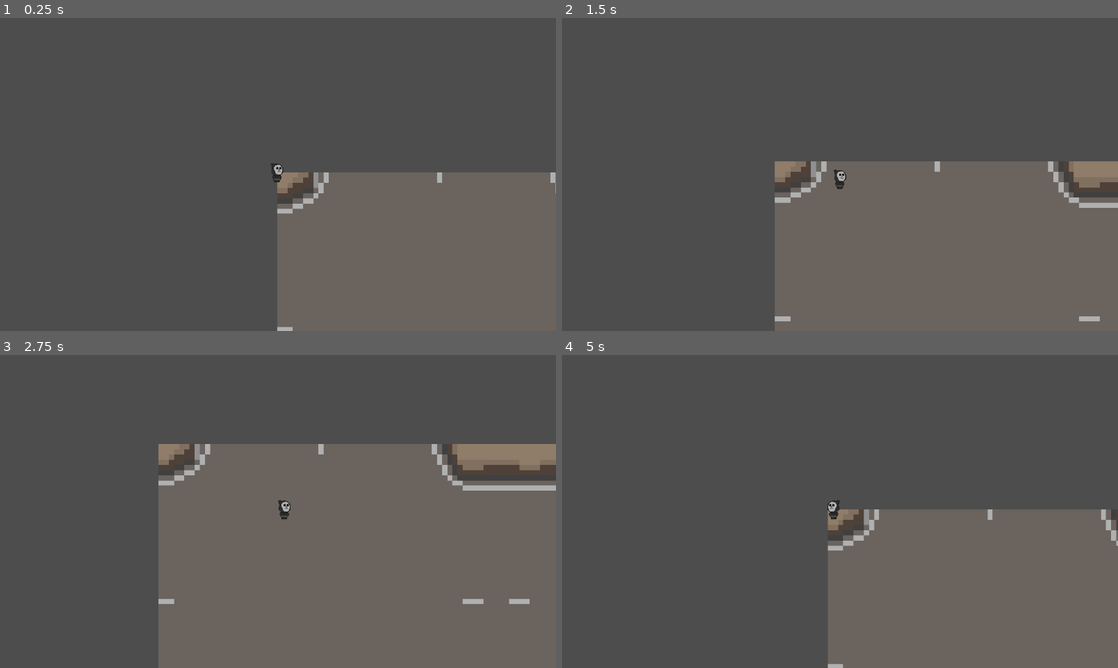
Above: before the commit, frames 1-4 (two rows, left to right).
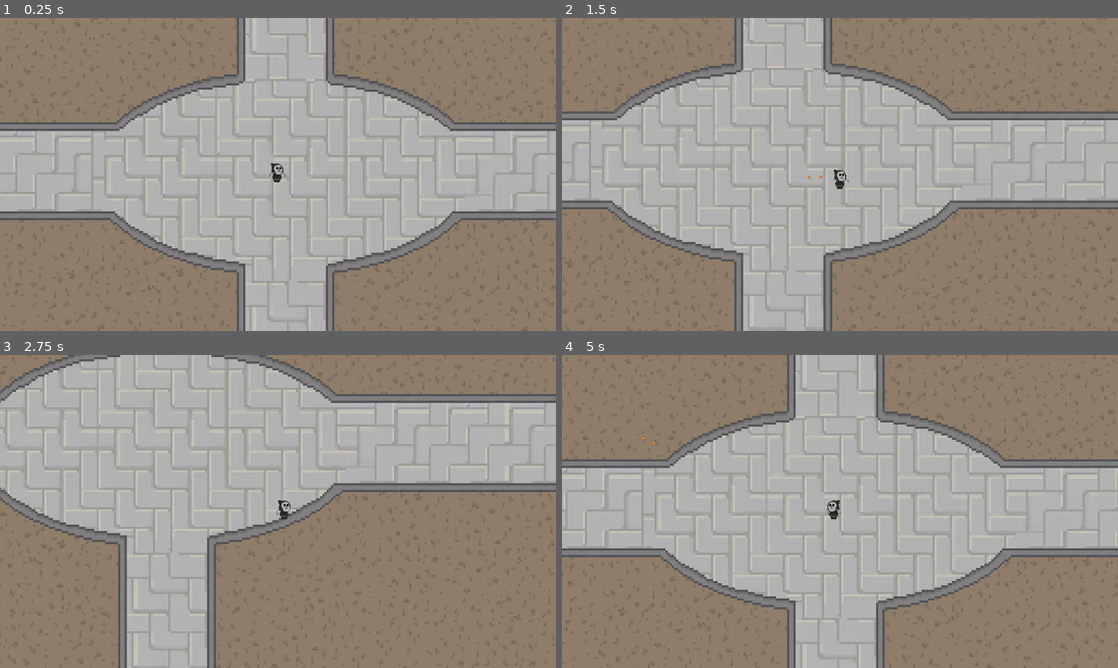
Above: after the commit, the same moments.

Repository: NicolasGabriel-dev/Projeto-D
Game: Godot game, scene res://Scenes/game.tscn
Two runs of this game, one before a commit and one after it. Both use one fixed random seed, a clock stepped at 60 frames per second and the inputs below. This scene is started directly instead of the project's main scene.
Inputs (mouse positions are in pixels of both pictures, inside the frame that each line leads up to):
- Up to frame 1 (0.25 s): no input
- Up to frame 2 (1.5 s): tap Enter at 0.5, 0.6 s; move the mouse to (962, 158) at 0.52 s; hold Right (ui_right) 0.53-1.28 s; click (962, 158) at 0.67 s; move the mouse to (728, 190) at 1.27 s; hold Down (ui_down) from 1.28 s (still down); tap F at 1.35 s; click (728, 190) at 1.42 s
- Up to frame 3 (2.75 s): move the mouse to (333, 442) at 2.02 s; release Down (ui_down) at 2.03 s; hold Right (ui_right) from 2.03 s (still down); tap Enter at 2.1 s; click (333, 442) at 2.17 s
- Up to frame 4 (5 s): move the mouse to (812, 574) at 2.77 s; release Right (ui_right) at 2.78 s; hold Up (ui_up) 2.78-3.53 s; tap F at 2.85, 4.35 s; click (812, 574) at 2.92 s; move the mouse to (1006, 558) at 3.52 s; hold Left (ui_left) from 3.53 s (still down); tap Enter at 3.6 s; click (1006, 558) at 3.67 s; move the mouse to (673, 464) at 4.27 s; click (673, 464) at 4.42 s

The runs differ from the first frame. In frame 1, 96% of the frame differs, in the area x 0-100%, y 0-100%; in frame 2, 95%; in frame 3, 94%; in frame 4, 96%.

Commit message:
Configuração do game.gd, adição de script do zumbi, armas adicionadas ao game.gd

Diff:
--- a/Scenes/game.tscn
+++ b/Scenes/game.tscn
@@ -27,8 +27,7 @@
 [node name="Node2D" type="Node2D"]
 
 [node name="Scenario" type="Sprite2D" parent="."]
-position = Vector2(6073, 6070)
-scale = Vector2(11.8643, 11.8643)
+scale = Vector2(5, 5)
 texture = ExtResource("1_ebmjs")
 
 [node name="Fonte" type="Sprite2D" parent="."]
@@ -43,4 +42,3 @@
 tile_set = SubResource("TileSet_3dryh")
 
 [node name="sdc15" parent="." instance=ExtResource("5_wowpa")]
-speed = 200
--- a/Scenes/player.tscn
+++ b/Scenes/player.tscn
@@ -32,6 +32,7 @@
 
 [node name="sdc15" type="CharacterBody2D"]
 script = ExtResource("1_6t5aa")
+metadata/_edit_group_ = true
 
 [node name="Camera2D" type="Camera2D" parent="."]
 position_smoothing_enabled = true
@@ -45,3 +46,9 @@
 [node name="collision" type="CollisionShape2D" parent="."]
 position = Vector2(-1.5, -3.5)
 shape = SubResource("RectangleShape2D_vgqql")
+
+[node name="HandRight" type="Marker2D" parent="."]
+position = Vector2(12, 2)
+
+[node name="HandLeft" type="Marker2D" parent="."]
+position = Vector2(-15, 2)
--- a/Scenes/zombie.tscn
+++ b/Scenes/zombie.tscn
@@ -27,8 +27,12 @@
 [node name="AnimatedSprite2D" type="AnimatedSprite2D" parent="."]
 sprite_frames = SubResource("SpriteFrames_vy0uf")
 animation = &"Movimento"
-frame_progress = 0.6734717
+frame_progress = 0.673472
 
 [node name="CollisionShape2D" type="CollisionShape2D" parent="."]
 position = Vector2(-1, -3.5)
 shape = SubResource("RectangleShape2D_iyl7r")
+
+[node name="AttackCooldown" type="Timer" parent="."]
+
+[node name="FocusTime" type="Timer" parent="."]
--- a/Scripts/gun.gd
+++ b/Scripts/gun.gd
@@ -9,9 +9,6 @@
 var bullet_count: int = 0
 var can_shoot: bool = true
 var is_reloading: bool = false
-
-func _ready() -> void:
-	position =  Vector2(300, 240)
 
 func _process(delta: float) -> void:
 	if is_reloading:
--- a/Scripts/player.gd
+++ b/Scripts/player.gd
@@ -1,13 +1,14 @@
 extends CharacterBody2D
 
+@onready var _animation_player: AnimatedSprite2D = $animatedSprite
 @export var speed = 200
-@onready var _animation_player: AnimatedSprite2D = $animatedSprite
+@export var gun: PackedScene = preload("res://Scenes/gun.tscn")
 
-func get_input():
-	var input_direction = Input.get_vector("ui_left", "ui_right", "ui_up", "ui_down")
-	velocity = input_direction * speed
+func _ready() -> void:
+	spawn_gun($HandLeft.position)
+	spawn_gun($HandRight.position)
 
-func _process(_delta):
+func _process(delta: float) -> void:
 	get_input()
 	move_and_slide()
 	if Input.is_action_pressed("ui_right"):
@@ -20,3 +21,12 @@
 		_animation_player.play("Movimento")
 	else:
 		_animation_player.stop()
+
+func get_input():
+	var input_direction = Input.get_vector("ui_left", "ui_right", "ui_up", "ui_down")
+	velocity = input_direction * speed
+
+func spawn_gun(hand_position: Vector2) -> void:
+		var gun_instance = gun.instantiate()
+		gun_instance.position = hand_position
+		add_child(gun_instance)
--- a/Scripts/zombie.gd
+++ b/Scripts/zombie.gd
@@ -1,6 +1,59 @@
 extends CharacterBody2D
+
+signal hit
 
 @onready var _animation_player: AnimatedSprite2D = $AnimatedSprite2D
 
+@export var live: int = 2
+@export var speed: float = 3.0
+var keep_target: Vector2
+var target = Vector2(0,0)
+var is_hitting: bool = false
+var is_unfocused: bool = true
+
+
 func _process(delta: float) -> void:
-	_animation_player.play()
+	move()
+	if is_unfocused:
+		focusOnPosition(get_global_mouse_position())
+	#else:
+		#move()
+
+#func _ready() -> void:
+	#keep_target = get_global_mouse_position()
+
+func set_target(tar):
+	keep_target = tar
+
+func attack() -> void:
+	is_hitting = true
+	hit.emit(get_tree())
+	$AttackCooldown.start()
+	await $AttackCooldown.timeout
+	is_hitting = false
+
+func be_attacked(damage):
+	live -= damage
+	if live <= 0:
+		queue_free()
+
+func focusOnPosition(tar: Vector2):
+	is_unfocused = false
+	$FocusTime.start(0.1)
+	#velocity = Vector2(0,0)
+	target = tar
+	#if speed >= 0:
+		#speed += randf_range(-5, 5)
+	#if speed > 0.5 && speed < 8.0:
+		#speed *= randf_range(0.5, 2.0)
+	#else:
+		#speed = 3.0
+	await $FocusTime.timeout
+	is_unfocused = true
+
+func move() ->void:
+	if position.distance_to(target) > 10:
+		_animation_player.play()
+		position += Vector2.RIGHT.rotated(get_angle_to(target)) *speed
+	else:
+		_animation_player.stop()
--- /dev/null
+++ b/main.tscn
@@ -0,0 +1,10 @@
+[gd_scene load_steps=3 format=3 uid="uid://dpdwa41un7vbf"]
+
+[ext_resource type="PackedScene" uid="uid://6xx1q8dlwcvt" path="res://Scenes/player.tscn" id="1_0xm2m"]
+[ext_resource type="PackedScene" uid="uid://bcncvkrpaolob" path="res://Scenes/gun.tscn" id="2_h2yge"]
+
+[node name="Main" type="Node2D"]
+
+[node name="sdc15" parent="." instance=ExtResource("1_0xm2m")]
+
+[node name="Arma" parent="sdc15" instance=ExtResource("2_h2yge")]
